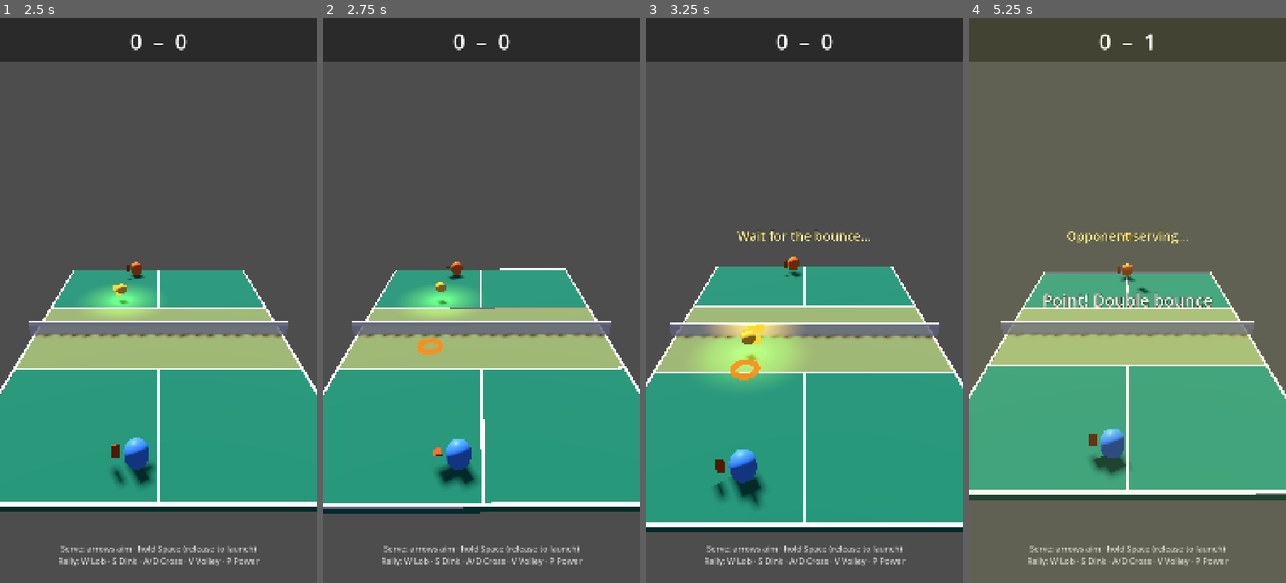
Above: before the commit, frames 1-4 (left to right).
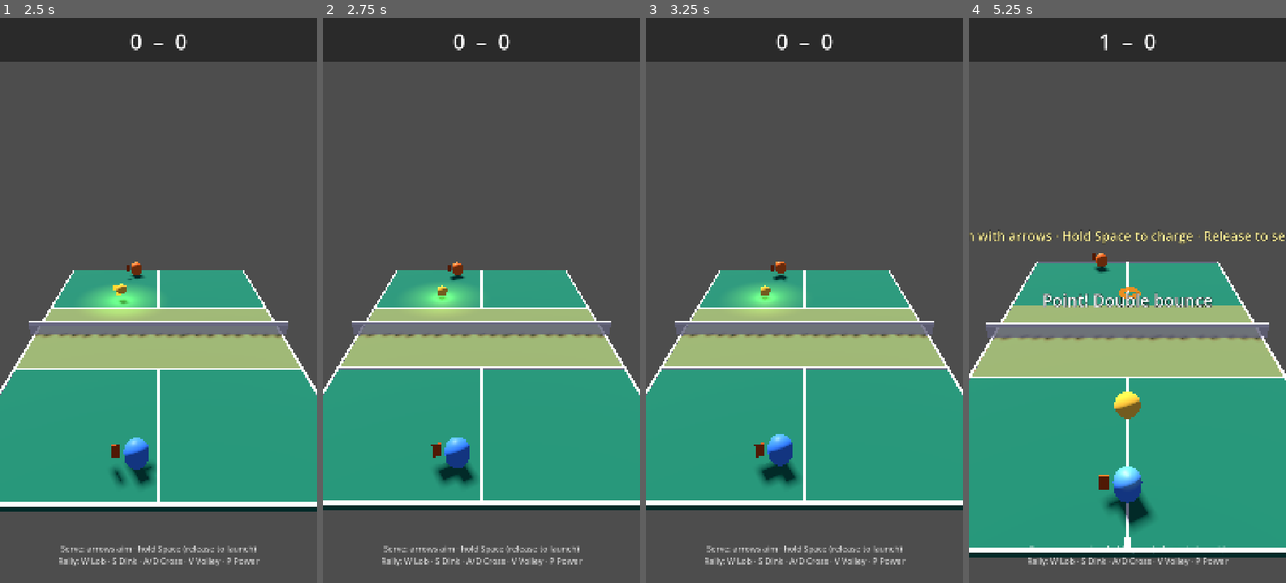
Above: after the commit, the same moments.

Repository: altafhssn/pickleball
Game: Godot game, scene res://scenes/Main.tscn
The game is run twice, just before and just after one commit, with the same random seed, the same clock (stepped at 60 frames per second) and the same inputs.
Inputs (mouse positions are in pixels of both pictures, inside the frame that each line leads up to):
- Up to frame 1 (2.5 s): click "▶ Quick Match" at 0.5 s; tap Enter at 1.25 s; move the mouse to (228, 272) at 1.27 s; hold Right 1.28-2 s; hold V 1.28-2 s; click (228, 272) at 1.42 s; tap Space at 1.52 s; drag from (95, 328) to (142, 413) at 2.02 s
- Up to frame 2 (2.75 s): no input
- Up to frame 3 (3.25 s): move the mouse to (836, 176) at 2.77 s; hold Right from 2.78 s (still down); hold V from 2.78 s (still down)
- Up to frame 4 (5.25 s): release Right at 3.5 s; release V at 3.5 s; drag from (1111, 413) to (1032, 215) at 3.52 s; move the mouse to (1222, 385) at 4.27 s; hold Left 4.28-5 s; hold V 4.28-5 s; tap Space at 4.52 s; drag from (1032, 215) to (1079, 159) at 5.02 s

Frame 1 is identical in both runs. In frame 2, 2.9% of the frame differs, in the area x 0-100%, y 43-88%; in frame 3, 14%; in frame 4, 50%, in the area x 0-100%, y 0-96%.

Commit message:
[ball] Don't fire a fake bounce when the ball comes to rest
The rest-stop was emitting ball_landed / EventBus.ball_bounced when
the ball stalled out so Main's double-bounce counter would tick. But
that also woke up AIManager's awaiting_bounce state, which then
applied a fresh velocity to a stationary ball — looking like the AI
teleport-hit a dead ball ("ball keeps sliding and the AI hits it back
to me"). Removed the emit. The ball just stops.

Rally-end is now handled exclusively by Main._check_ball_stuck, which
ends the rally after 0.8 seconds of no ball motion and awards the
last hitter the point. AI just sits in awaiting_bounce until reset.

Co-Authored-By: Claude Opus 4.7 <noreply@anthropic.com>

Diff:
--- a/scripts/Ball.gd
+++ b/scripts/Ball.gd
@@ -51,17 +51,14 @@
 	var speed: float = velocity.length()
 
 	# Rest-stop: ball nearly motionless near the floor → kill velocity so it
-	# doesn't dribble forever after a soft bounce. Fire one synthetic bounce
-	# event so Main's rally end-condition can count "dead ball" as a miss.
+	# doesn't dribble forever after a soft bounce. The rally end-condition
+	# (Main._check_ball_stuck) will end the point after BALL_REST_TIMEOUT.
+	# We deliberately don't emit a synthetic bounce here — that previously
+	# triggered the AI to apply a fresh velocity to a stationary ball, which
+	# looked like a teleport.
 	if speed < rest_speed_threshold and state.transform.origin.y <= rest_height_threshold:
 		state.linear_velocity = Vector3.ZERO
 		state.angular_velocity = Vector3.ZERO
-		if not rest_fired:
-			rest_fired = true
-			var pos: Vector3 = state.transform.origin
-			var side: int = 0 if pos.z < 0 else 1
-			ball_landed.emit(pos, side)
-			EventBus.ball_bounced.emit(pos, side)
 		return
 
 	if speed < 0.05:
